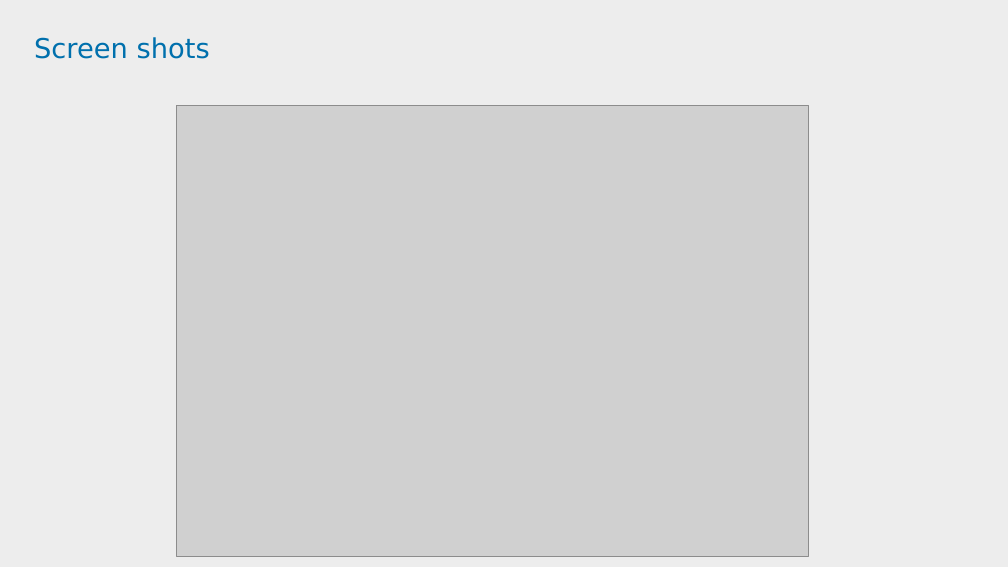
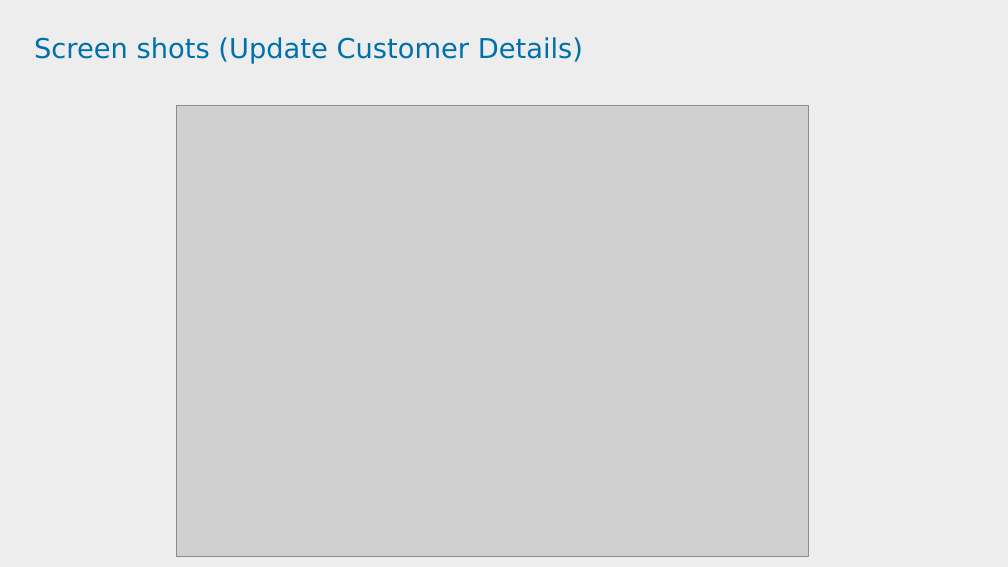
Before and after one commit to tusharp8764/project, a slide deck: slide 16 of Policy Endorsement PPT--FINAL.pptx. Drawn at 1008x567 pixels with LibreOffice and Linux fonts; fonts in the diff are those of the drawing; grey boxes stand for pictures; background and template pictures are left out. Boxes give left, top, right and bottom in pixels: in the first picture for what was removed or moved away, otherwise in the second. Text is boxed around its words. In the diff, an @@ line names an element or a change of style, - is before the commit and + after.

```diff
--- a/Policy Endorsement PPT--FINAL.pptx
+++ b/Policy Endorsement PPT--FINAL.pptx
@@ title at (34,37,583,64): text changed @@
-Screen shots
+Screen shots (Update Customer Details)
```
Also in this commit, not shown: 10 other slides changed, 1 slide added.
